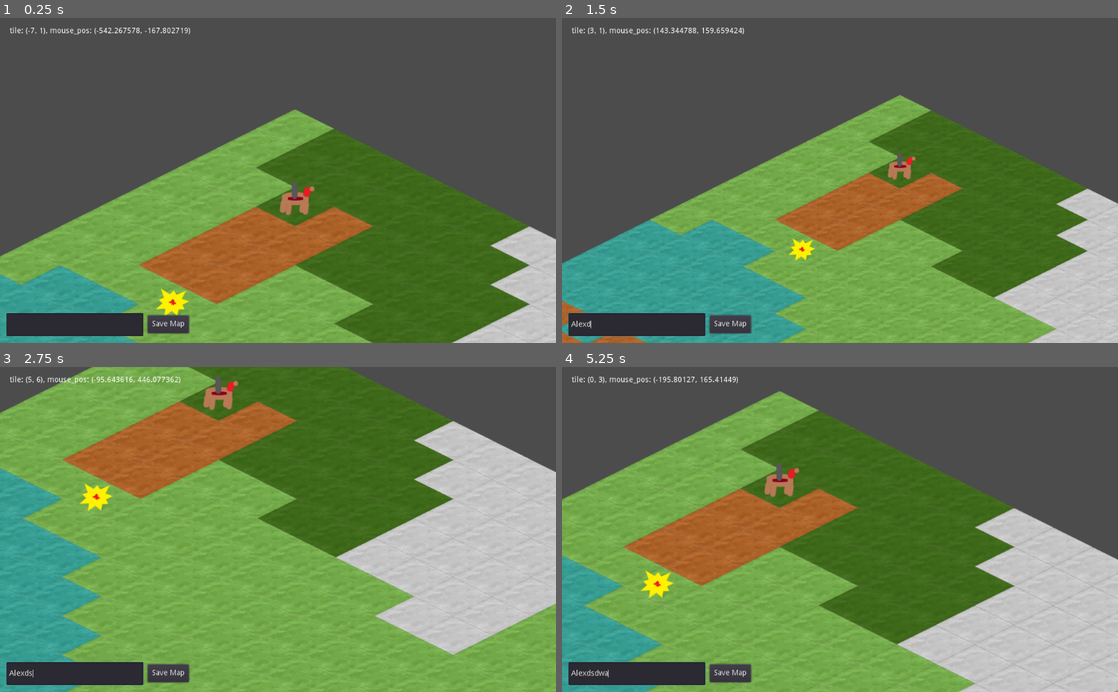
Above: before the commit, frames 1-4 (two rows, left to right).
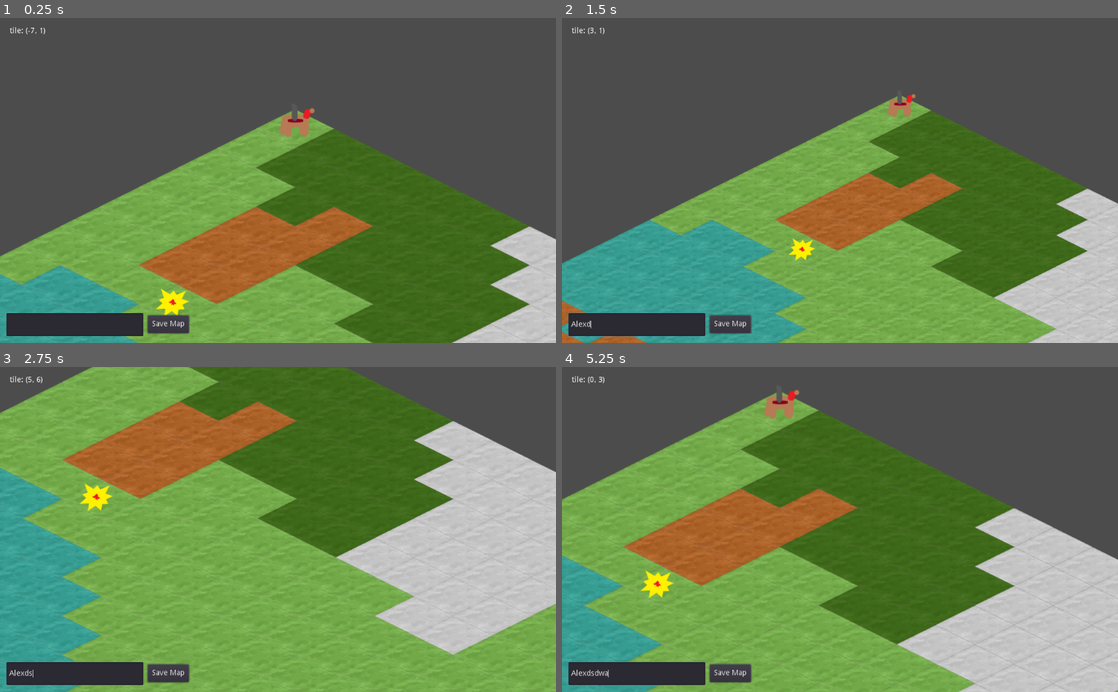
Above: after the commit, the same moments.

Repository: xfstef/captains
Game: Godot game, scene res://AdventureMap.tscn
The game is run twice, just before and just after one commit, with the same random seed, the same clock (stepped at 60 frames per second) and the same inputs.
Inputs (mouse positions are in pixels of both pictures, inside the frame that each line leads up to):
- Up to frame 1 (0.25 s): no input
- Up to frame 2 (1.5 s): click (634, 323) at 0.52 s; type "Alex" at 0.6 s; move the mouse to (962, 164) at 1.27 s; hold D (map_right) from 1.28 s (still down); tap Mouse wheel down (wheel_down) at 1.35 s
- Up to frame 3 (2.75 s): move the mouse to (166, 545) at 2.02 s; release D (map_right) at 2.03 s; hold S (map_down) from 2.03 s (still down); tap Mouse wheel up (wheel_up) at 2.1 s
- Up to frame 4 (5.25 s): move the mouse to (895, 458) at 2.77 s; release S (map_down) at 2.78 s; hold D (map_right) 2.78-3.53 s; tap Mouse wheel down (wheel_down) at 2.85, 4.35 s; move the mouse to (812, 594) at 3.52 s; hold W (map_up) 3.53-4.28 s; tap Mouse wheel up (wheel_up) at 3.6, 5.1 s; move the mouse to (1006, 578) at 4.27 s; hold A (map_left) from 4.28 s (still down); move the mouse to (673, 480) at 5.02 s

The runs differ from the first frame. In frame 1, 0.9% of the frame differs, in the area x 8-57%, y 2-61%; in frame 2, 0.7%; in frame 3, 0.6%; in frame 4, 0.9%.

Commit message:
Added move camera to node position.

Diff:
--- a/Maps/test4.json
+++ b/Maps/test4.json
@@ -1 +1 @@
-{"description":"...","height":16,"lossConditions":[0,1],"nam …(65 unchanged characters)… ameraStartPosition":true,"heroId":0,"x":2,"y":2}],"canBeHuman":true,"castles":[],"color …(2825 unchanged characters)…
+{"description":"...","height":16,"lossConditions":[0,1],"nam …(65 unchanged characters)… ameraStartPosition":true,"heroId":0,"x":0,"y":0}],"canBeHuman":true,"castles":[],"color …(2825 unchanged characters)…
--- a/Scripts/AdventureMap.gd
+++ b/Scripts/AdventureMap.gd
@@ -32,8 +32,8 @@
 			"color": 0,
 			"armies": [
 				{
-					"x": 2,
-					"y": 2,
+					"x": 0,
+					"y": 0,
 					"cameraStartPosition": true,
 					"heroId": 0
 				}
@@ -158,15 +158,14 @@
 		playersArmies[player_nr][h] = player_data[h]
 		army_instances[player_nr].append(armyNode.duplicate())
 		var pos = Vector2(player_data[h].x, player_data[h].y)
-		army_instances[player_nr][0].position = interactableTileMap.map_to_world(pos)
-#		army_instances[player_nr][0].position.x += 72
-#		army_instances[player_nr][0].position.y += 36
-		print(interactableTileMap.map_to_world(pos))
-		add_child(army_instances[player_nr][0])
+		army_instances[player_nr][h].position = interactableTileMap.map_to_world(pos)
+		add_child(army_instances[player_nr][h])
+		if player_data[h].get("cameraStartPosition") && player_data[h].cameraStartPosition == true:
+			camera.followNode(army_instances[player_nr][h])
 
 # Called every frame. 'delta' is the elapsed time since the previous frame.
 func _process(delta):
 	var mouse_pos = get_global_mouse_position()
 	var tile = groundTileMap.world_to_map(mouse_pos)
-	var text = "tile: %s, mouse_pos: %s" % [tile, mouse_pos]
+	var text = "tile: %s" % [tile]
 	info.set_text(text)
--- a/Scripts/Camera2D.gd
+++ b/Scripts/Camera2D.gd
@@ -64,3 +64,17 @@
 		move_vector.y = 1
 
 	global_translate(move_vector * delta * 300 * self.zoom.x)
+
+func followNode(node):
+	var move_vector = Vector2(node.position.x, node.position.y)
+
+	if move_vector.x - w_h_times_zoom < self.limit_left:
+		move_vector.x += self.limit_left + (move_vector.x - w_h_times_zoom) * -1
+	elif move_vector.x + w_h_times_zoom > self.limit_right:
+		move_vector.x -= move_vector.x + w_h_times_zoom - self.limit_right
+	if move_vector.y - h_h_times_zoom < self.limit_top:
+		move_vector.y += self.limit_top + (move_vector.y - h_h_times_zoom) * -1
+	elif move_vector.y + h_h_times_zoom > self.limit_bottom:
+		move_vector.y -= move_vector.y + h_h_times_zoom - self.limit_bottom
+
+	global_translate(move_vector)
